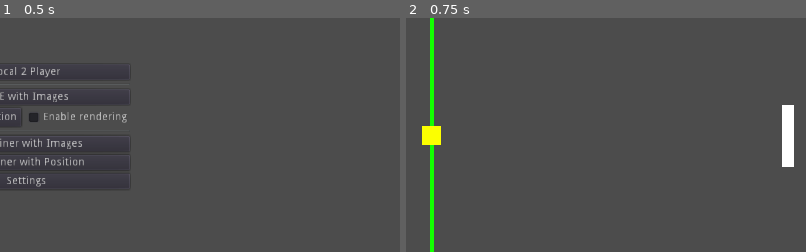
Above: before the commit, frames 1-2 (left to right).
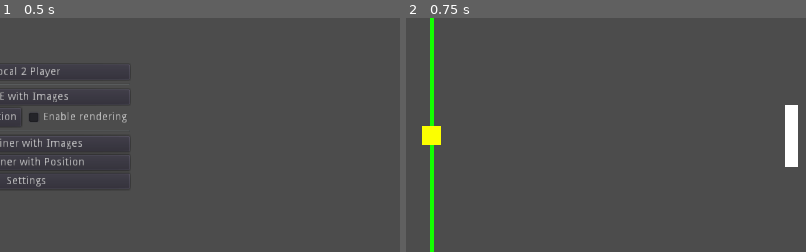
Above: after the commit, the same moments.

Repository: Usatas/Battle-Pong
Game: Godot game, scene res://MainMenu.tscn
Two runs of this game, one before a commit and one after it. Both use one fixed random seed, a clock stepped at 60 frames per second and the inputs below.
Inputs:
- Up to frame 1 (0.5 s): no input
- Up to frame 2 (0.75 s): click "2 RE with Images" at 0.5 s
The pictures show only the part of the screen within x 47-97%, y 25-75%; the shares and areas given below are measured in that part.

Frame 1 is identical in both runs. In frame 2, 0.5% of the frame differs, in the area x 94-98%, y 37-64%.

Commit message:
X-Position von PlayerTwo angepasst, damit beide Spieler 52 Pixel vom Rand entfernt sind

Diff:
--- a/Battle Pong/Main.tscn
+++ b/Battle Pong/Main.tscn
@@ -48,7 +48,7 @@
 }
 
 [node name="StartPositionPlayerTwo" type="Position2D" parent="."]
-position = Vector2( 968, 300 )
+position = Vector2( 972, 300 )
 
 [node name="StartPositionBall" type="Position2D" parent="."]
 position = Vector2( 512, 300 )
